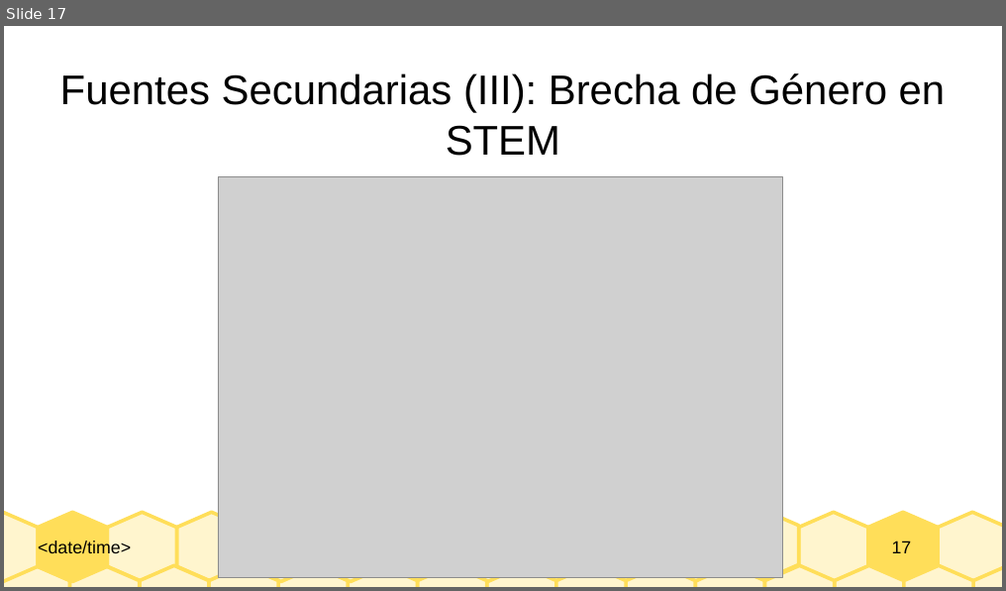
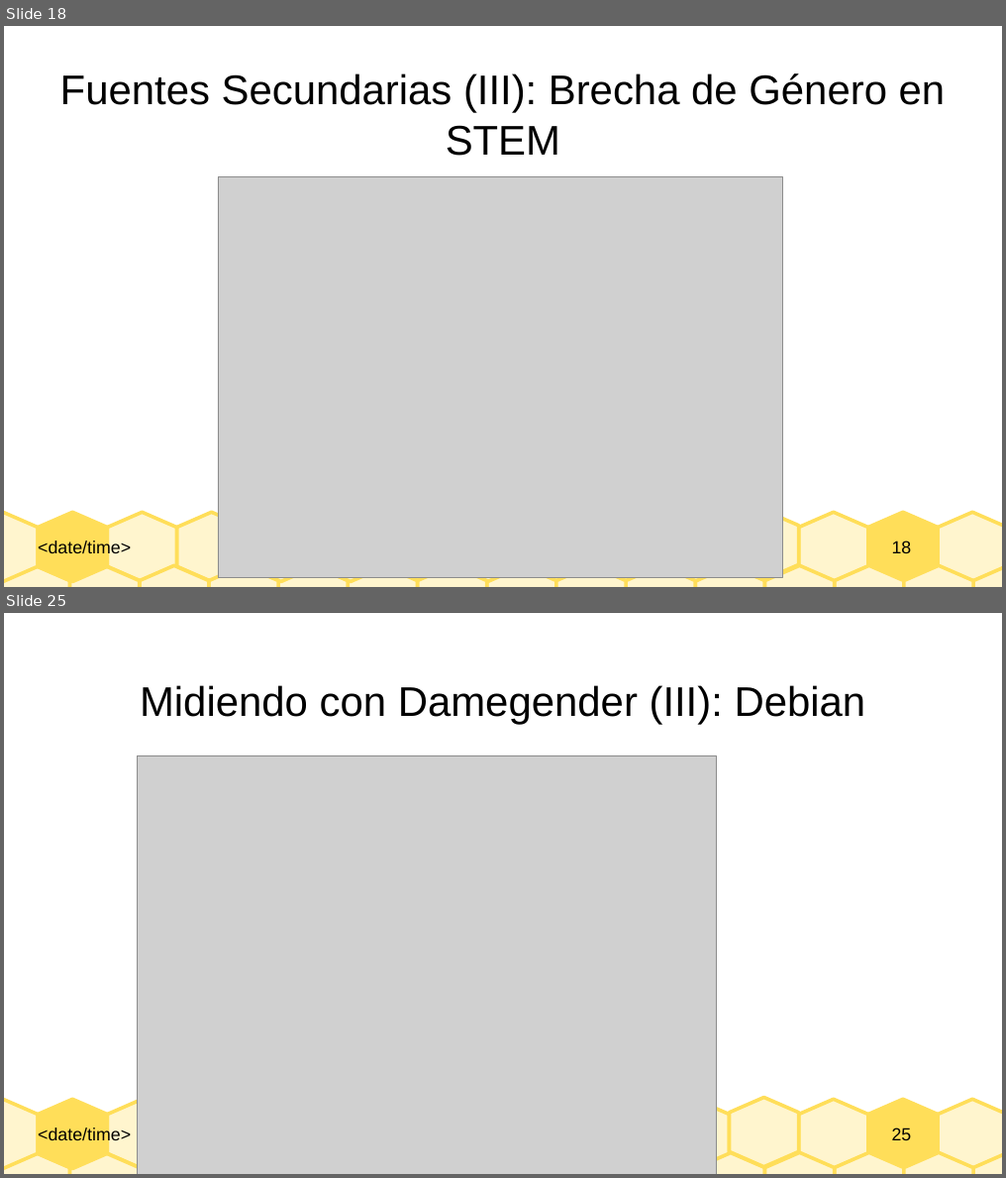
Before and after one commit to davidam/damegender, a slide deck: slides/brechagnulinux.odp. Shown one above the other, each under a label of ours: slide 17 before the commit, slides 18 and 25 after it; the slides between them are not shown. The pictures are 1006x591 and 1006x1178 pixels, drawn with LibreOffice and Linux fonts; fonts in the diff are those of the drawing; grey boxes stand for pictures. Boxes give left, top, right and bottom in pixels: in the first picture for what was removed or moved away, otherwise in the second. Text is boxed around its words. In the diff, an @@ line names an element or a change of style, - is before the commit and + after.

```diff
--- a/slides/brechagnulinux.odp
+++ b/slides/brechagnulinux.odp
@@ slide 25 added at (x1=4, y1=613, x2=1002, y2=1174), background #FFFFFF; not listed: 25 template elements that a slide beside it also shows @@
@@ title added at (x1=140, y1=685, x2=866, y2=725), 33 pt, text #000000 @@
+Midiendo con Damegender (III): Debian
@@ picture added at (x1=137, y1=756, x2=717, y2=1174) @@
@@ what was slide 17 is now slide 18 @@
@@ page number at (x1=892, y1=541, x2=912, y2=554): text changed @@
-17
+18
```
Also in this commit, not shown: 10 other slides added.
